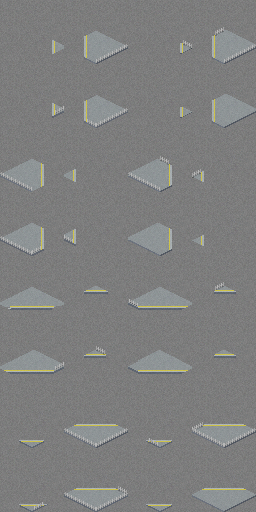
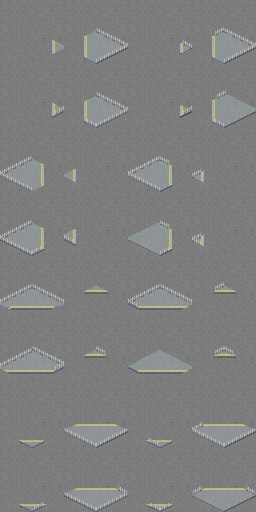
Layered file, before and after one edit (w=256, h=512). Changes by layer:
showed "Fence_L" over [0,156,160,367]
renamed "Fence_F" to "Fence_B", showed it over [32,28,256,364]
removed layer "貼り付けられたレイヤー #11" from group "Fences_side" over [129,299,138,307]
removed layer "貼り付けられたレイヤー #10" from group "Fences_side" over [129,299,138,307]
renamed "貼り付けられたレイヤー #20" to "FS_B", moved it above "FS_F", painted on it over [96,40,255,495]
renamed "貼り付けられたレイヤー #7" to "FS_F", painted on it over [128,119,224,511]
renamed "貼り付けられたレイヤー #19" to "FS_L", painted on it over [192,28,226,495]
renamed "貼り付けられたレイヤー #16" to "FS_R", moved it below "FS_L", painted on it over [32,106,192,511]
painted on "[22]" over [180,105,192,118]
